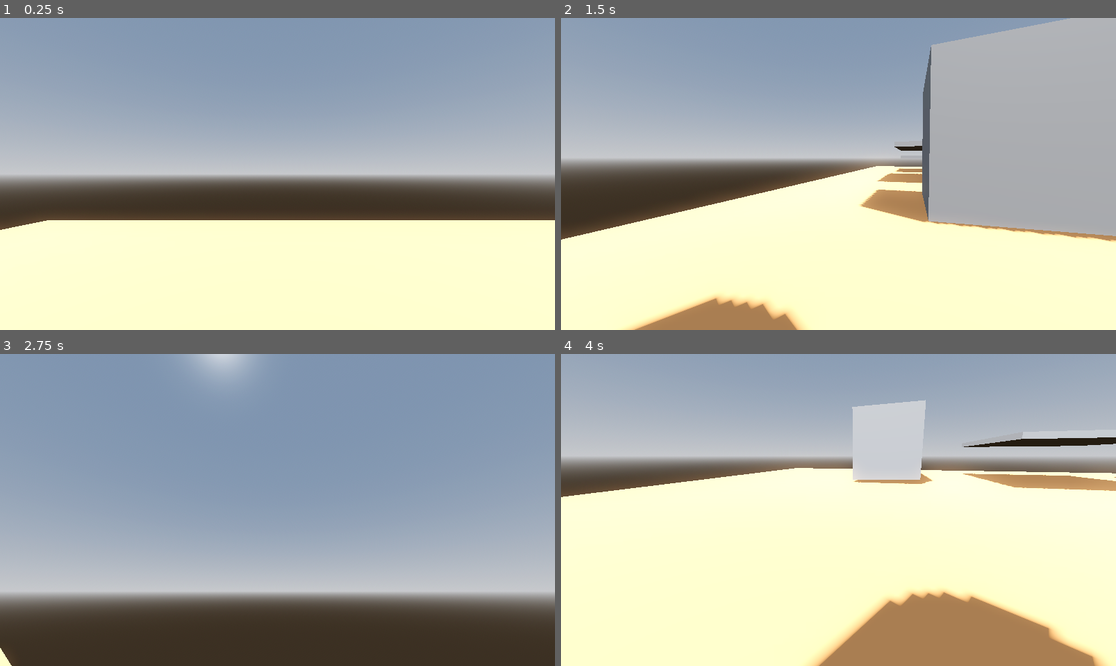
Above: before the commit, frames 1-4 (two rows, left to right).
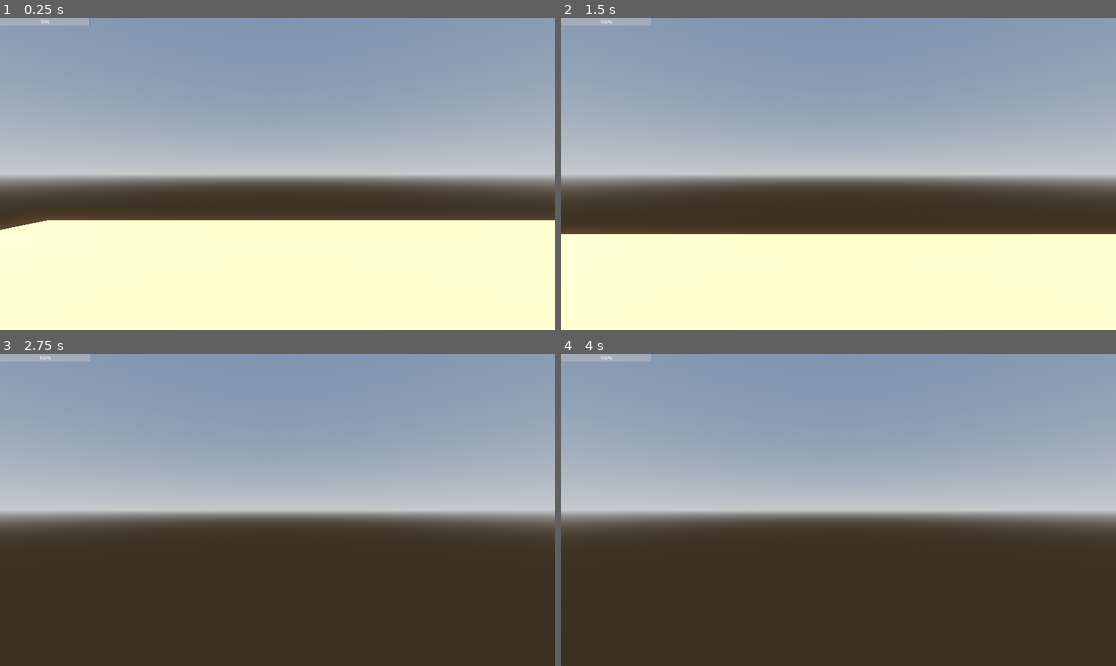
Above: after the commit, the same moments.

Repository: lungcollapser/record
Game: Godot game, scene res://scenes/world.tscn
Same seed, same stepped clock (60 frames per second), same inputs: the game is played once before the commit and once after it.
Inputs (mouse positions are in pixels of both pictures, inside the frame that each line leads up to):
- Up to frame 1 (0.25 s): no input
- Up to frame 2 (1.5 s): tap Enter (ui_accept) at 0.5, 0.77 s; move the mouse to (866, 174) at 0.52 s; hold Shift (sprint) 0.53-1.28 s; hold W (forward) from 0.53 s (still down); tap Alt (walk, bound only after the commit) at 0.8, 1.35 s; move the mouse to (810, 174) at 1.27 s
- Up to frame 3 (2.75 s): keep holding W (forward); tap Enter (ui_accept) at 1.52 s; tap Shift (sprint) at 1.55 s; move the mouse to (288, 503) at 2.02 s; hold Shift (sprint) from 2.03 s (still down); tap Alt (walk, bound only after the commit) at 2.3 s
- Up to frame 4 (4 s): keep holding W (forward); move the mouse to (832, 516) at 2.77 s; release Shift (sprint) at 2.78 s; tap Alt (walk, bound only after the commit) at 2.85, 3.8 s; tap Enter (ui_accept) at 3.02, 3.77 s; tap Shift (sprint) at 3.05 s; move the mouse to (877, 513) at 3.52 s; hold Shift (sprint) from 3.53 s (still down)

The runs differ from the first frame. In frame 1, 0.4% of the frame differs, in the area x 0-17%, y 0-3%; in frame 2, 30%; in frame 3, 50%; in frame 4, 82%, in the area x 0-100%, y 0-100%.
Error after the commit: Attempt to call function 'update_stamina' in base 'null instance' on a null instance. (res://scripts/stamina_bar.gd:9)

Commit message:
nodenotfoundnodenotfoundnodenotfound

Diff:
--- a/project.godot
+++ b/project.godot
@@ -47,3 +47,8 @@
 "events": [Object(InputEventKey,"resource_local_to_scene":false,"resource_name":"","device":-1,"window_id":0,"alt_press …(195 unchanged characters)…
 ]
 }
+walk={
+"deadzone": 0.5,
+"events": [Object(InputEventKey,"resource_local_to_scene":false,"resource_name":"","device":-1,"window_id":0,"alt_pressed":false,"shift_pressed":false,"ctrl_pressed":false,"meta_pressed":false,"pressed":false,"keycode":0,"physical_keycode":4194328,"key_label":0,"unicode":0,"location":0,"echo":false,"script":null)
+]
+}
--- a/scenes/dead_body.tscn
+++ b/scenes/dead_body.tscn
@@ -1,6 +1,6 @@
 [gd_scene load_steps=4 format=3 uid="uid://cfqnnebvepiiw"]
 
-[ext_resource type="Script" path="res://scenes/deadbody_3d.gd" id="1_mijl4"]
+[ext_resource type="Script" path="res://scripts/deadbody_3d.gd" id="1_mijl4"]
 
 [sub_resource type="CapsuleMesh" id="CapsuleMesh_4whc4"]
 
--- a/scenes/player_character.tscn
+++ b/scenes/player_character.tscn
@@ -1,6 +1,6 @@
 [gd_scene load_steps=4 format=3 uid="uid://c81a8r0lsdkx2"]
 
-[ext_resource type="Script" path="res://scenes/playerbody_3d.gd" id="1_4ac26"]
+[ext_resource type="Script" path="res://scripts/playerbody_3d.gd" id="1_4ac26"]
 
 [sub_resource type="CapsuleMesh" id="CapsuleMesh_22t87"]
 
--- /dev/null
+++ b/scenes/player_ui.tscn
@@ -0,0 +1,18 @@
+[gd_scene load_steps=2 format=3 uid="uid://dneiubatn42no"]
+
+[ext_resource type="Script" path="res://scripts/stamina_bar.gd" id="1_sow0b"]
+
+[node name="playerui" type="Control"]
+layout_mode = 3
+anchors_preset = 15
+anchor_right = 1.0
+anchor_bottom = 1.0
+grow_horizontal = 2
+grow_vertical = 2
+
+[node name="StaminaBar" type="ProgressBar" parent="."]
+layout_mode = 2
+offset_right = 312.0
+offset_bottom = 27.0
+value = 99.0
+script = ExtResource("1_sow0b")
--- a/scenes/world.tscn
+++ b/scenes/world.tscn
@@ -1,6 +1,7 @@
-[gd_scene load_steps=7 format=3 uid="uid://73a8pjvvssy8"]
+[gd_scene load_steps=8 format=3 uid="uid://73a8pjvvssy8"]
 
 [ext_resource type="PackedScene" uid="uid://c81a8r0lsdkx2" path="res://scenes/player_character.tscn" id="1_aivjb"]
+[ext_resource type="PackedScene" uid="uid://dneiubatn42no" path="res://scenes/player_ui.tscn" id="2_10icn"]
 [ext_resource type="PackedScene" uid="uid://cfqnnebvepiiw" path="res://scenes/dead_body.tscn" id="2_cjb3p"]
 
 [sub_resource type="ProceduralSkyMaterial" id="ProceduralSkyMaterial_mekea"]
@@ -54,3 +55,5 @@
 
 [node name="deadbody" parent="." instance=ExtResource("2_cjb3p")]
 transform = Transform3D(1, 0, 0, 0, 1, 0, 0, 0, 1, 5.89709, 3.18732, -2.18354)
+
+[node name="playerui" parent="." instance=ExtResource("2_10icn")]
--- a/scenes/playerbody_3d.gd
+++ b/scripts/playerbody_3d.gd
@@ -1,10 +1,12 @@
 extends CharacterBody3D
 
-var speed = 4.5
-const WALK_SPEED = 4.5
-const SPRINT_SPEED = 30.0
+var speed = 0
+var max_endurace = 100
+const WALK_SPEED = 2.0
+const JOG_SPEED = 5.0
+const SPRINT_SPEED = 7.0
 const JUMP_VELOCITY = 4.5
-const SENSITIVTY = 0.02
+const SENSITIVTY = 0.01
 
 # Headbob variables
 const BOB_FREQ = 2.0
@@ -31,10 +33,13 @@
 	if not is_on_floor():
 		velocity += get_gravity() * delta
 
+	#Add walking and sprinting
 	if Input.is_action_pressed("sprint"):
 		speed = SPRINT_SPEED
+	elif Input.is_action_pressed("walk"):
+		speed = WALK_SPEED
 	else:
-		speed = speed
+		speed = JOG_SPEED
 
 	# Handle jump.
 	if Input.is_action_just_pressed("ui_accept") and is_on_floor():
@@ -44,12 +49,18 @@
 	# As good practice, you should replace UI actions with custom gameplay actions.
 	var input_dir := Input.get_vector("left", "right", "forward", "backward")
 	var direction = (head.transform.basis * Vector3(input_dir.x, 0, input_dir.y)).normalized()
-	if direction:
-		velocity.x = direction.x * speed
-		velocity.z = direction.z * speed
+	#Allows the character to move and adds intertia using lerp.
+	if is_on_floor():
+		if direction:
+			velocity.x = direction.x * speed
+			velocity.z = direction.z * speed
+		else:
+			velocity.x = lerp(velocity.x, direction.x * speed, delta * 6.0)
+			velocity.z = lerp(velocity.z, direction.z * speed, delta * 6.0)
+
 	else:
-		velocity.x = 0.0
-		velocity.z = 0.0
+		velocity.x = lerp(velocity.x, direction.x * speed, delta * 2.5)
+		velocity.z = lerp(velocity.z, direction.z * speed, delta * 2.5)
 
 
 # Head Bob
@@ -65,3 +76,7 @@
 	pos.y = sin(time * BOB_FREQ) * BOB_AMP
 	pos.x = cos(time * BOB_FREQ / 2) * BOB_AMP
 	return pos
+
+func update_stamina(delta):
+	if Input.is_action_pressed("sprint"):
+		max_endurace -= 1 * delta
--- /dev/null
+++ b/scripts/stamina_bar.gd
@@ -0,0 +1,9 @@
+extends ProgressBar
+
+
+func _process(delta: float) -> void:
+	if value < 100:
+		value += 1 * delta
+
+func _ready() -> void:
+	$playerbody3d.update_stamina()
Renamed: scenes/deadbody_3d.gd -> scripts/deadbody_3d.gd
